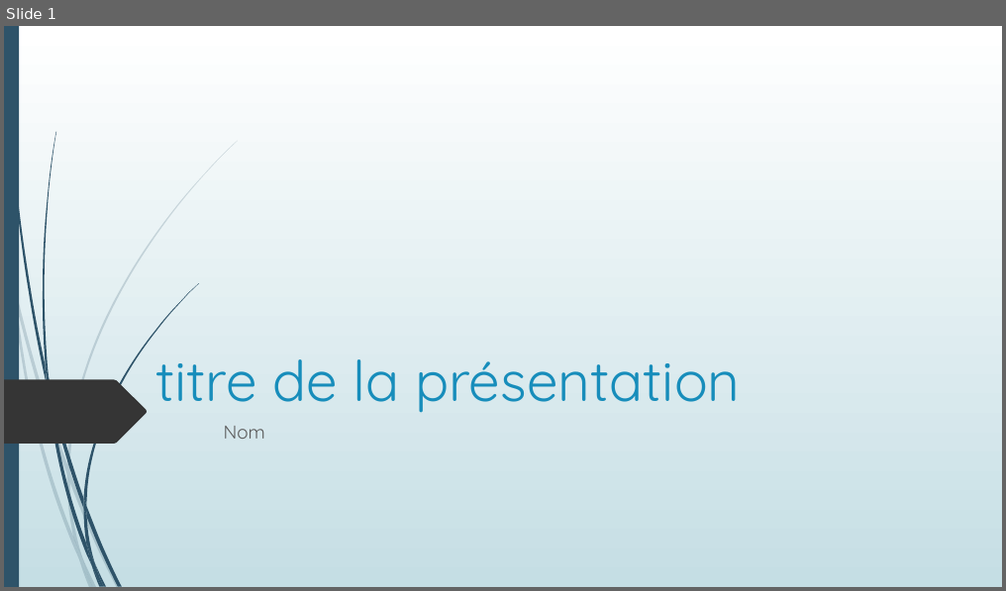
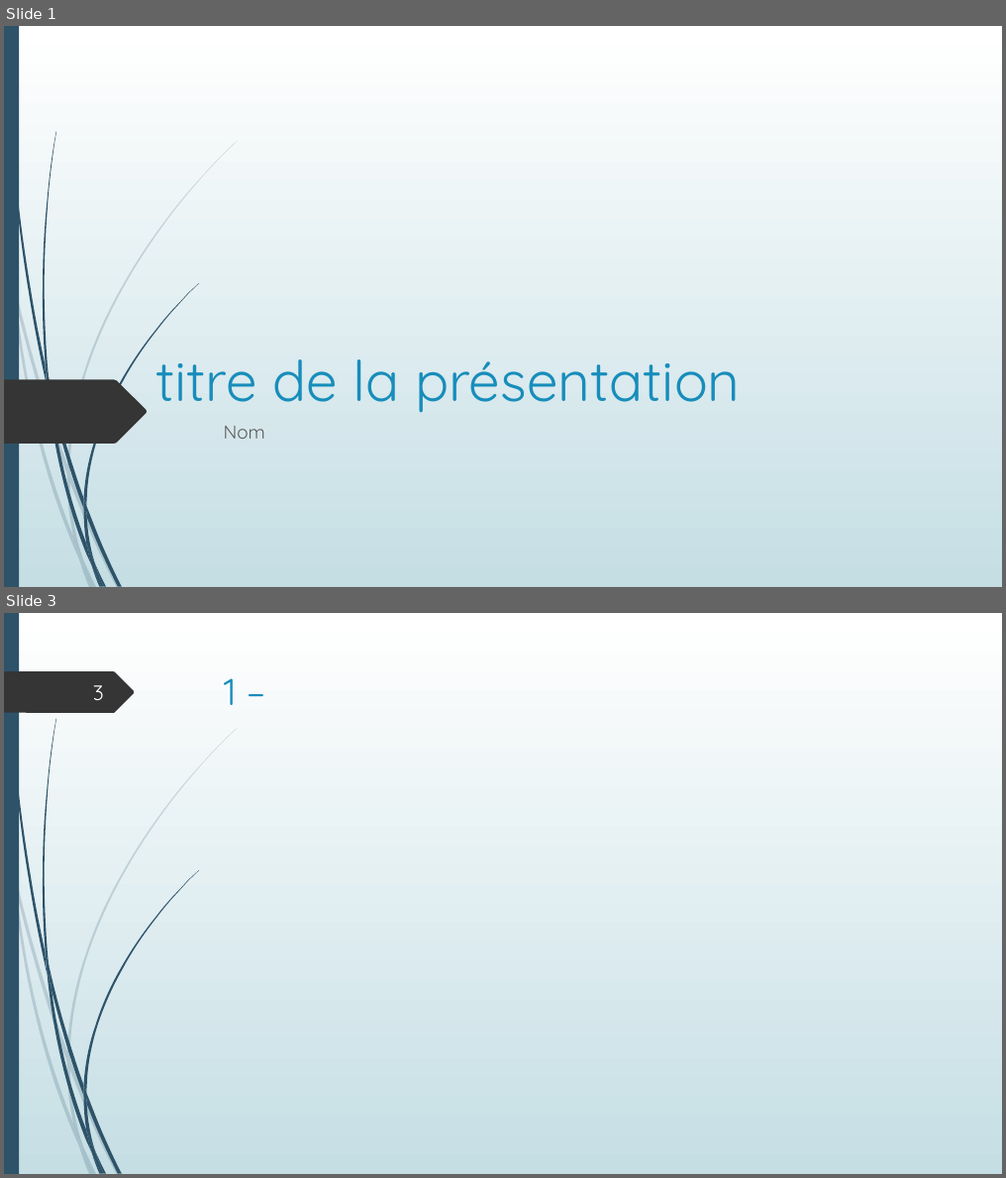
Before and after one commit to SdeuxiModeles/Modeles, a slide deck: N1.pptx. Shown one above the other, each under a label of ours: slide 1 before the commit, slides 1 and 3 after it; the slides between them are not shown. The pictures are 1006x591 and 1006x1178 pixels, drawn with LibreOffice and Linux fonts; fonts in the diff are those of the drawing. Boxes give left, top, right and bottom in pixels: in the first picture for what was removed or moved away, otherwise in the second. Text is boxed around its words. In the diff, an @@ line names an element or a change of style, - is before the commit and + after.

```diff
--- a/N1.pptx
+++ b/N1.pptx
@@ slide 3 added at (4, 613, 1002, 1174), background gradient #FFFFFF to #C5DEE5; not listed: 23 template elements that a slide beside it also shows @@
@@ freeform shape added at (4, 671, 135, 713), fill #353535 @@
@@ page number added at (93, 685, 104, 700), 20 pt, text #FEFFFF @@
+3
@@ title added at (224, 678, 237, 705), 36 pt, text #178DBB @@
+1 –
```
Also in this commit, not shown: 1 slide changed, 6 other slides added, 24 slides removed.
